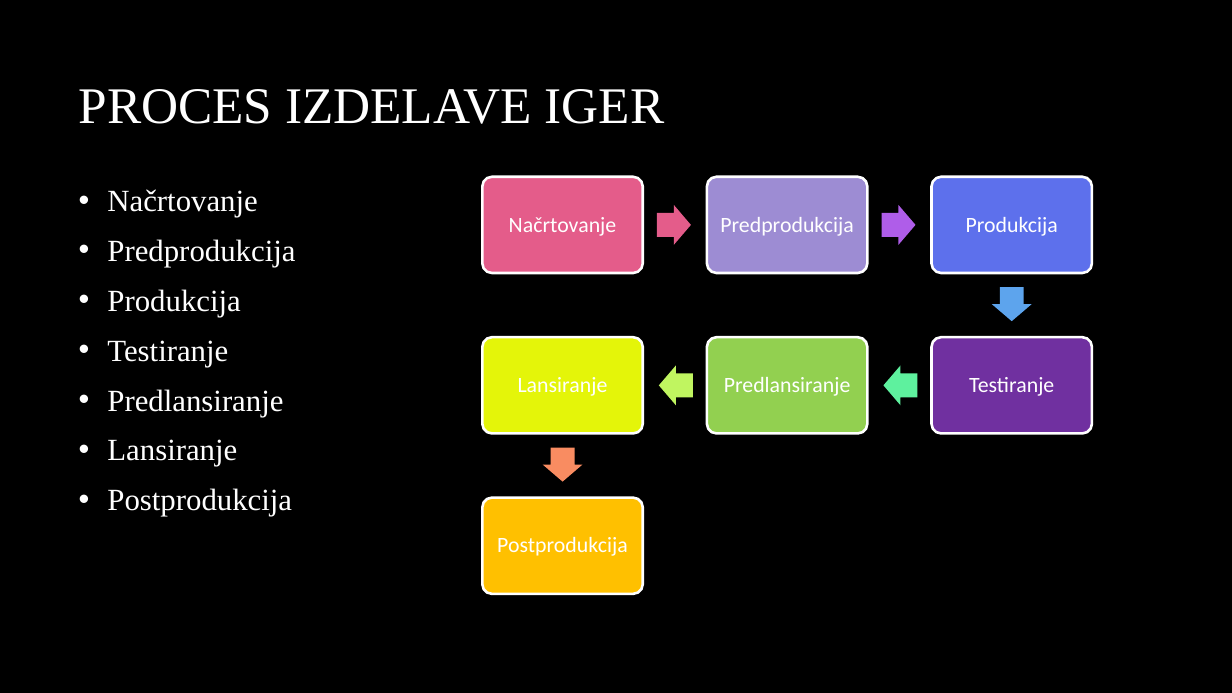
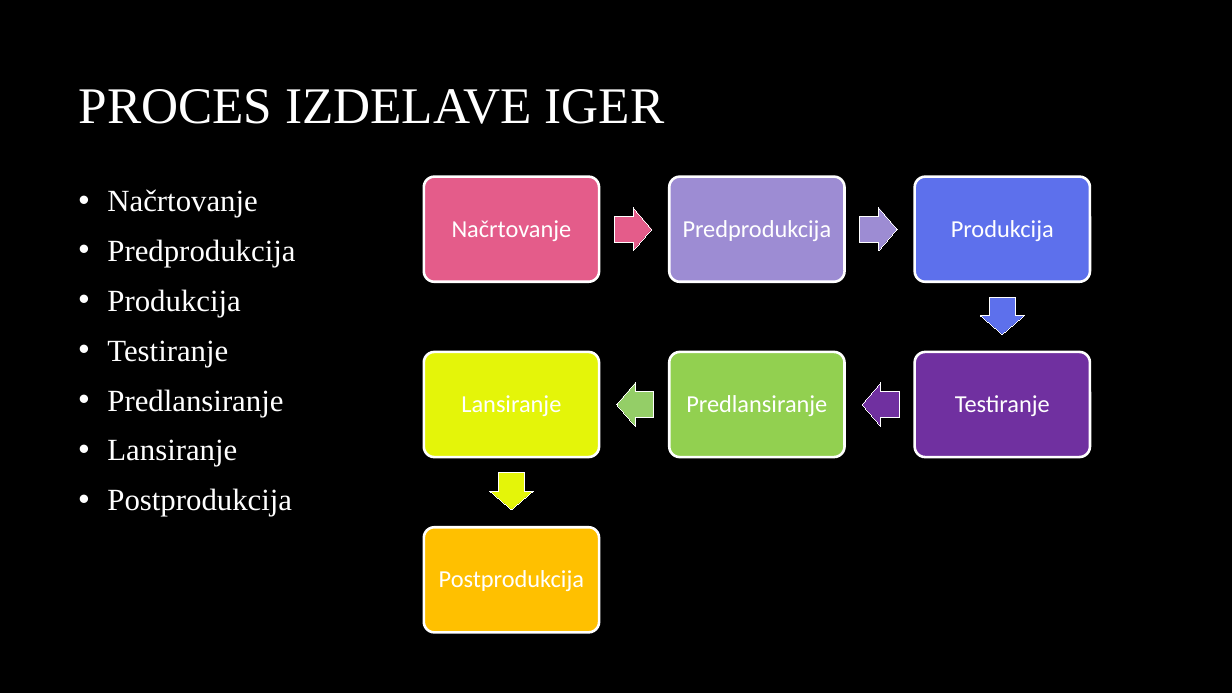
Before and after one commit to NCekuta/Prezivetje_v_vesolju, a slide deck: slide 2 of PowerPoint/Prezivetje v vesolju.pptx. Drawn at 1232x693 pixels with LibreOffice and Linux fonts; fonts in the diff are those of the drawing; background and template pictures are left out. Boxes give left, top, right and bottom in pixels: in the first picture for what was removed or moved away, otherwise in the second. Text is boxed around its words. In the diff, an @@ line names an element or a change of style, - is before the commit and + after.

```diff
--- a/PowerPoint/Prezivetje v vesolju.pptx
+++ b/PowerPoint/Prezivetje v vesolju.pptx
@@ rounded rectangle: place and size @@
-rounded rectangle at [482,177,643,273]
+rounded rectangle at [424,177,600,282]
@@ text "Načrtovanje": place and size @@
-text "Načrtovanje" at [509,217,617,236]
+text "Načrtovanje" at [452,220,572,241]
@@ rounded rectangle: place and size @@
-rounded rectangle at [707,177,868,273]
+rounded rectangle at [669,177,845,282]
@@ text "Predprodukcija": place and size @@
-text "Predprodukcija" at [720,217,854,236]
+text "Predprodukcija" at [683,220,832,241]
@@ rounded rectangle: place and size @@
-rounded rectangle at [932,177,1092,273]
+rounded rectangle at [915,177,1091,282]
@@ text "Produkcija": place and size @@
-text "Produkcija" at [966,217,1058,236]
+text "Produkcija" at [951,220,1054,241]
@@ right arrow: place and size @@
-right arrow at [657,205,691,245]
+right arrow at [615,208,652,251]
@@ right arrow at [615,208,652,251]: outline none to #FFFFFF 0.75 pt @@
@@ right arrow: place and size @@
-right arrow at [882,205,916,245]
+right arrow at [860,208,897,251]
@@ right arrow at [860,208,897,251]: fill #AF5DE9 to #9D8CD3; outline none to #FFFFFF 0.75 pt @@
@@ right arrow: place and size @@
-right arrow at [993,287,1032,322]
+right arrow at [981,297,1025,334]
@@ right arrow at [981,297,1025,334]: fill #5DA4ED to #5D70EC; outline none to #FFFFFF 0.75 pt @@
@@ rounded rectangle: place and size @@
-rounded rectangle at [482,337,643,433]
+rounded rectangle at [424,352,600,457]
@@ text "Lansiranje": place and size @@
-text "Lansiranje" at [518,377,608,396]
+text "Lansiranje" at [461,395,561,416]
@@ rounded rectangle: place and size @@
-rounded rectangle at [707,337,868,433]
+rounded rectangle at [669,352,845,457]
@@ text "Predlansiranje": place and size @@
-text "Predlansiranje" at [724,377,851,396]
+text "Predlansiranje" at [686,395,827,416]
@@ rounded rectangle: place and size @@
-rounded rectangle at [932,337,1092,433]
+rounded rectangle at [915,352,1091,457]
@@ text "Testiranje": place and size @@
-text "Testiranje" at [969,377,1054,396]
+text "Testiranje" at [955,395,1050,416]
@@ right arrow: place and size @@
-right arrow at [659,366,693,406]
+right arrow at [616,383,653,426]
@@ right arrow at [616,383,653,426]: fill #C0F560 to #94CE67; outline none to #FFFFFF 0.75 pt @@
@@ right arrow: place and size @@
-right arrow at [884,366,918,406]
+right arrow at [862,383,899,426]
@@ right arrow at [862,383,899,426]: fill #5EF19E to #7030A0; outline none to #FFFFFF 0.75 pt @@
@@ right arrow: place and size @@
-right arrow at [543,447,582,482]
+right arrow at [489,473,533,510]
@@ right arrow at [489,473,533,510]: fill #F98C61 to #E4F509; outline none to #FFFFFF 0.75 pt @@
@@ rounded rectangle: place and size @@
-rounded rectangle at [482,498,643,594]
+rounded rectangle at [424,528,600,633]
@@ size 17 to 19 pt in 7 elements at [951,220,1054,241], [683,220,832,241], [955,395,1050,416], [452,220,572,241], [686,395,827,416], [461,395,561,416], [439,570,584,591] @@
@@ text "Postprodukcija": place and size @@
-text "Postprodukcija" at [497,537,628,556]
+text "Postprodukcija" at [439,570,584,591]
```
Also in this commit, not shown: 2 other slides changed, 5 slides removed.
